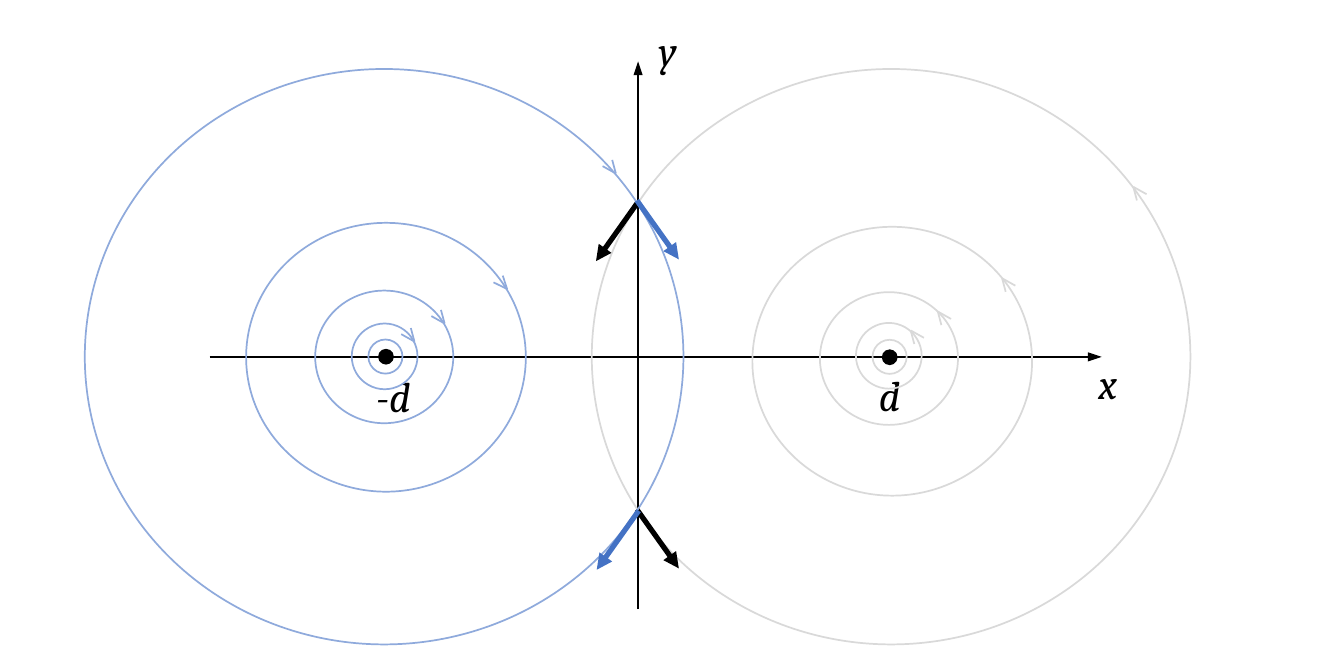
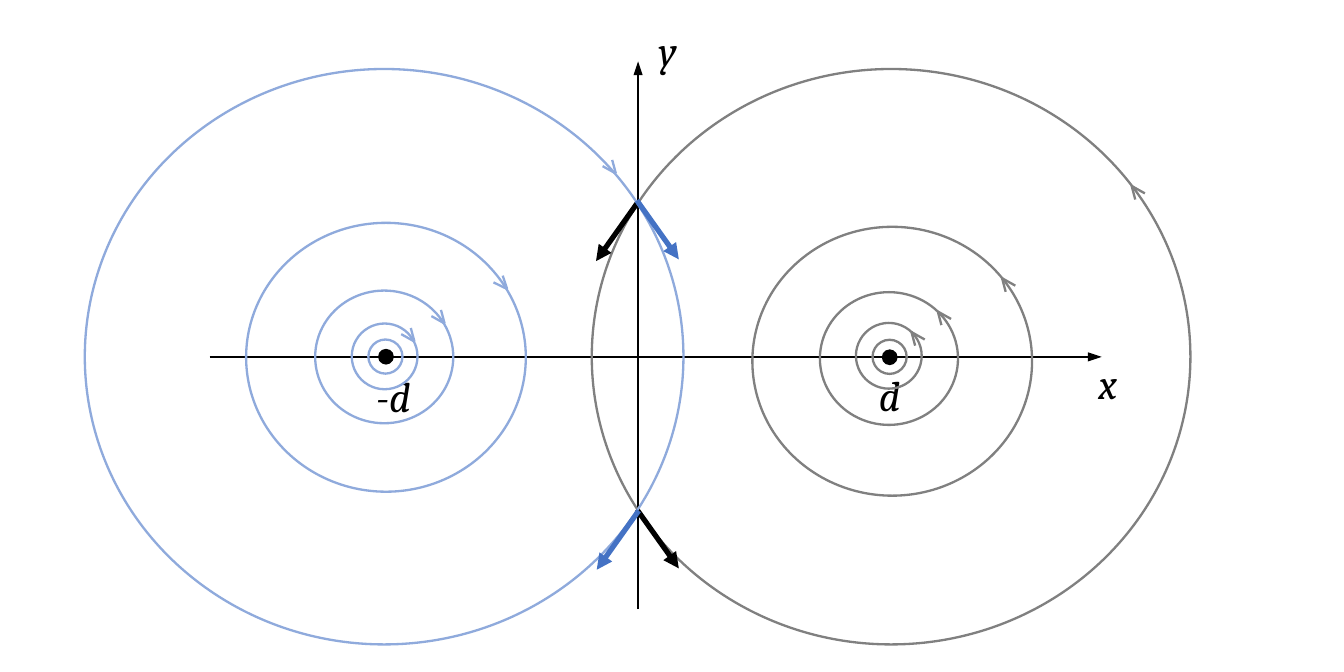
Before and after one commit to josephmacmillan/IntroductionToFluidDynamics, a slide deck: slide 1 of Textbook/Figures/Chapter4/fig_mirror_image.pptx. Drawn at 1344x672 pixels with LibreOffice and Linux fonts; fonts in the diff are those of the drawing. Boxes give left, top, right and bottom in pixels: in the first picture for what was removed or moved away, otherwise in the second. Text is boxed around its words. In the diff, an @@ line names an element or a change of style, - is before the commit and + after.

```diff
--- a/Textbook/Figures/Chapter4/fig_mirror_image.pptx
+++ b/Textbook/Figures/Chapter4/fig_mirror_image.pptx
@@ outline #8FAADC 0.75 pt to #8FAADC 1 pt in 3 elements at [316, 291, 454, 423], [247, 223, 528, 492], [84, 69, 682, 643] @@
@@ outline #D9D9D9 0.75 pt to #808080 1 pt in 5 elements at [872, 339, 906, 373], [857, 323, 922, 388], [820, 292, 958, 425], [753, 227, 1033, 496], [591, 69, 1189, 643] @@
@@ line (1132, 186) - (1136, 200): stroke #D9D9D9 0.75 pt to #808080 1 pt @@
@@ line (1132, 186) - (1144, 193): stroke #D9D9D9 0.75 pt to #808080 1 pt @@
@@ line (1003, 279) - (1015, 286): stroke #D9D9D9 0.75 pt to #808080 1 pt @@
@@ line (1003, 279) - (1006, 292): stroke #D9D9D9 0.75 pt to #808080 1 pt @@
@@ line (937, 311) - (951, 319): stroke #D9D9D9 0.75 pt to #808080 1 pt @@
@@ line (937, 311) - (941, 326): stroke #D9D9D9 0.75 pt to #808080 1 pt @@
@@ line (912, 333) - (916, 346): stroke #D9D9D9 0.75 pt to #808080 1 pt @@
@@ line (912, 333) - (924, 339): stroke #D9D9D9 0.75 pt to #808080 1 pt @@
```
Also in this commit, not shown: 19 other files.
